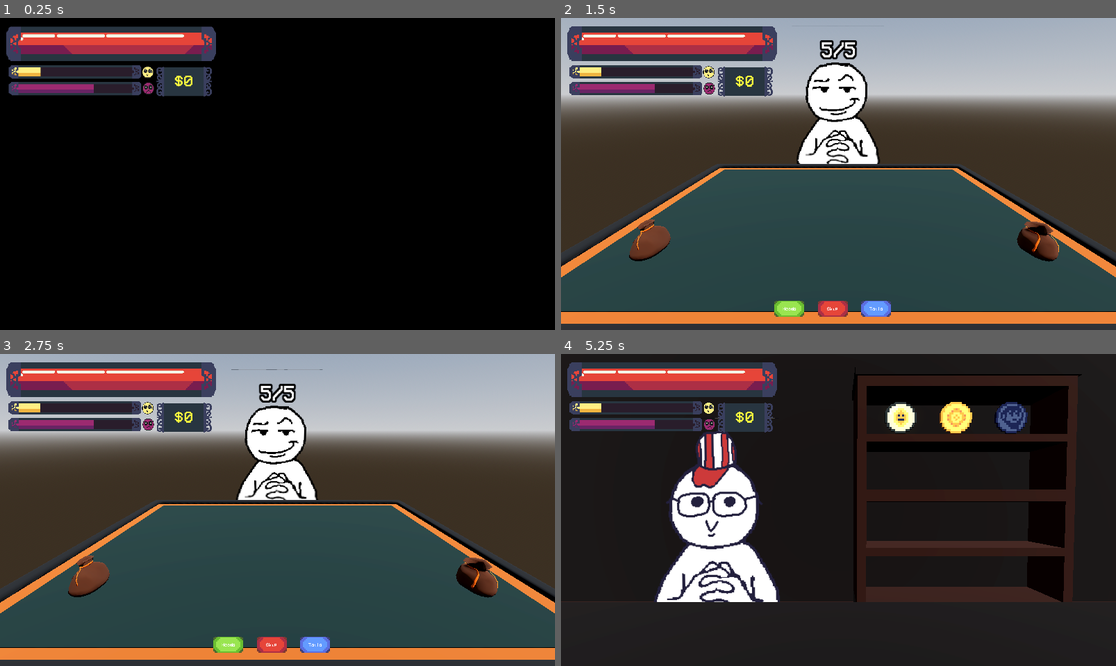
Above: before the commit, frames 1-4 (two rows, left to right).
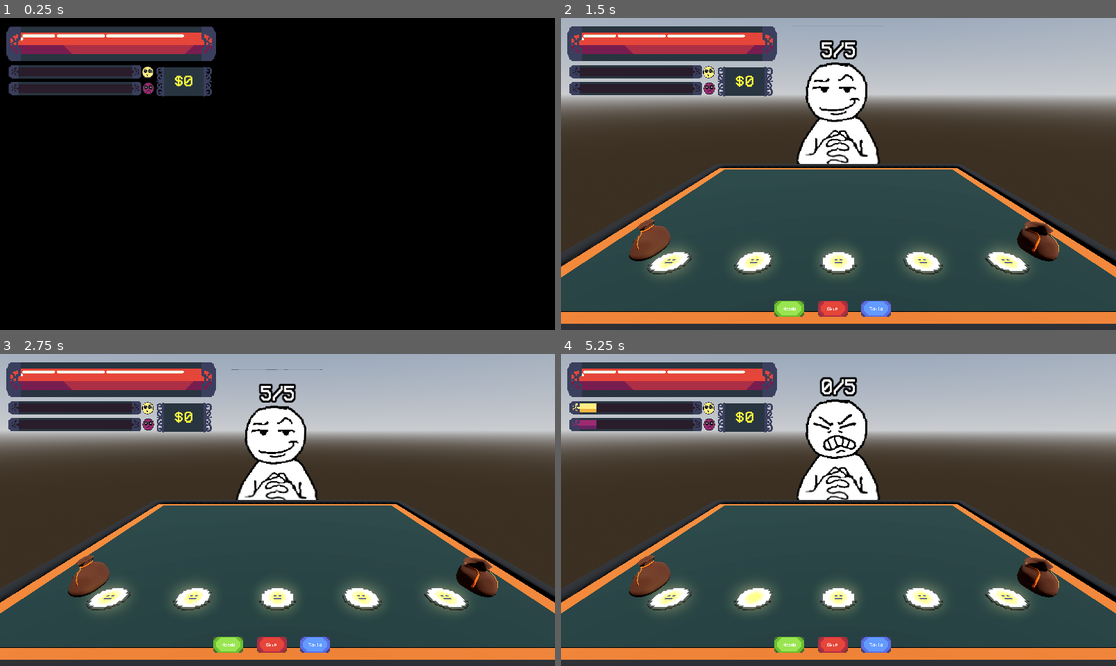
Above: after the commit, the same moments.

Repository: nianjindev/nummus
Game: Godot game, scene res://gui/splash_screen/splash_screen_manager.tscn
The game is run twice, just before and just after one commit, with the same random seed, the same clock (stepped at 60 frames per second) and the same inputs. The engine's default icon, where the game draws it, is replaced by a stand-in: a white triangle on a blue panel in a dark square.
Inputs (mouse positions are in pixels of both pictures, inside the frame that each line leads up to):
- Up to frame 1 (0.25 s): no input
- Up to frame 2 (1.5 s): tap Enter at 0.5 s; move the mouse to (960, 158) at 0.52 s; click (960, 158) at 0.67 s; tap Space at 0.77 s; click "Play" at 1.25 s
- Up to frame 3 (2.75 s): click "Skip" at 2 s
- Up to frame 4 (5.25 s): click "Skip" at 2.75 s; click "Heads" at 3.5 s; move the mouse to (727, 525) at 4.27 s; click (727, 525) at 4.42 s; tap Space at 4.52 s; click (894, 594) at 5 s, where only the run before the commit has a clickable "Next Stage"

The runs differ from the first frame. In frame 1, 0.5% of the frame differs, in the area x 2-17%, y 15-25%; in frame 2, 3.3%; in frame 3, 3.3%; in frame 4, 88%, in the area x 0-100%, y 0-100%.
Error before the commit: Parse Error: Too few arguments for "check_spacing()" call. Expected at least 1 but received 0. (res://base_objects/table_handler.gd:12)

Commit message:
added enemy hurt animation

Diff:
--- a/nummus-game/autoload/signalbus.gd
+++ b/nummus-game/autoload/signalbus.gd
@@ -47,6 +47,7 @@
 		Globals.in_favor = false
 
 func _on_current_enemy_defeated():
+	toggle_coin_flip_ui.emit(false)
 	toggle_level_completed_ui.emit(true)
 
 	# open win menu
--- a/nummus-game/base_objects/base_level.gd
+++ b/nummus-game/base_objects/base_level.gd
@@ -2,6 +2,7 @@
 
 var current_hand: Array[Coin]
 @onready var table = $TableHandler
+@onready var camera_3d: Camera3D = $Camera3D
 
 func _ready() -> void:
 	# Inventory.add_item(ObjectManager.create_coin(Constants.COINS.base, Constants.display_type.PLAY))
--- a/nummus-game/base_objects/enemy.gd
+++ b/nummus-game/base_objects/enemy.gd
@@ -2,6 +2,7 @@
 
 class_name Enemy
 
+@onready var animation_player: AnimationPlayer = $AnimationPlayer
 @onready var health_text: Label3D = $EnemySprite/HealthText
 @export var enemy_id: EnemyStats
 @onready var animated_sprite: AnimatedSprite3D = $EnemySprite
@@ -18,15 +19,39 @@
 	rotate_y(PI/2)
 	scale = Vector3(0.6,0.6,0.6)
 
+func play_hurt_animation():
+	animated_sprite.play("hurt")
+	animation_player.play("hurt_small")
+	await animation_player.animation_finished
+	animated_sprite.play("neutral")
+	animation_player.play("idle")
 
+func play_death_animation():
+	animated_sprite.play("very_hurt")
+	animation_player.play("death")
+	await animation_player.animation_finished
+	Signalbus.current_enemy_defeated.emit()
+
+func take_damage(amount: int):
+	if health + amount < 0 or health + amount == 0:
+		health = 0
+		play_death_animation()
+	else:
+		health += amount
+		play_hurt_animation()
+
+func heal(amount: int):
+	health += amount
 
 func change_health(add: bool, amount: int):
 	if add:
-		if health + amount < 0 or health + amount == 0:
-			health = 0
-			Signalbus.current_enemy_defeated.emit()
+		if amount < 0:
+			take_damage(amount)
 		else:
-			health += amount
+			heal(amount)
 	else:
-		health = amount
+		if amount < health:
+			take_damage(amount - health)
+		else:
+			heal(health - amount)
 	health_text.text = str(health as int)+"/5"
--- a/nummus-game/base_objects/enemy.tscn
+++ b/nummus-game/base_objects/enemy.tscn
@@ -1,9 +1,21 @@
-[gd_scene load_steps=5 format=3 uid="uid://d3tgw7j1mag6w"]
+[gd_scene load_steps=7 format=3 uid="uid://d3tgw7j1mag6w"]
 
 [ext_resource type="Script" uid="uid://y2i1v32uojnf" path="res://base_objects/enemy.gd" id="1_7frlh"]
 
 [sub_resource type="Animation" id="Animation_7frlh"]
 length = 0.001
+tracks/0/type = "value"
+tracks/0/imported = false
+tracks/0/enabled = true
+tracks/0/path = NodePath(".:position")
+tracks/0/interp = 1
+tracks/0/loop_wrap = true
+tracks/0/keys = {
+"times": PackedFloat32Array(0),
+"transitions": PackedFloat32Array(1),
+"update": 0,
+"values": [Vector3(0, 0, 0)]
+}
 
 [sub_resource type="Animation" id="Animation_fw1ev"]
 resource_name = "idle"
@@ -22,9 +34,19 @@
 "values": [Vector3(0, 0, 0), Vector3(0, -0.13, 0), Vector3(0, 0, 0)]
 }
 
+[sub_resource type="Animation" id="Animation_2kuny"]
+resource_name = "hurt_small"
+length = 0.5
+
+[sub_resource type="Animation" id="Animation_gmcc3"]
+resource_name = "death"
+length = 3.0
+
 [sub_resource type="AnimationLibrary" id="AnimationLibrary_orwns"]
 _data = {
 &"RESET": SubResource("Animation_7frlh"),
+&"death": SubResource("Animation_gmcc3"),
+&"hurt_small": SubResource("Animation_2kuny"),
 &"idle": SubResource("Animation_fw1ev")
 }
 
--- a/nummus-game/base_objects/table_handler.gd
+++ b/nummus-game/base_objects/table_handler.gd
@@ -9,7 +9,7 @@
 var increment: float
 
 func _ready() -> void:
-	check_spacing()
+	check_spacing(5)
 
 func check_spacing(hand_size: int):
 	increment = (abs(endpoint_l.position.z) + abs(endpoint_r.position.z))/(hand_size-1)
--- a/nummus-game/gui/global_ui.tscn
+++ b/nummus-game/gui/global_ui.tscn
@@ -81,7 +81,6 @@
 offset_bottom = 90.5
 grow_horizontal = 2
 grow_vertical = 2
-value = 24.0
 texture_under = ExtResource("6_qbh03")
 texture_over = ExtResource("7_xt8b7")
 texture_progress = ExtResource("8_cqrd0")
@@ -99,7 +98,6 @@
 offset_bottom = 148.5
 grow_horizontal = 2
 grow_vertical = 2
-value = 64.0
 texture_under = ExtResource("6_qbh03")
 texture_over = ExtResource("7_xt8b7")
 texture_progress = ExtResource("9_8q2nc")
--- a/nummus-game/resources/enemies/smug_man.tres
+++ b/nummus-game/resources/enemies/smug_man.tres
@@ -1,4 +1,4 @@
-[gd_resource type="Resource" script_class="Enemy" load_steps=11 format=3 uid="uid://dcspy7387pquk"]
+[gd_resource type="Resource" script_class="EnemyStats" load_steps=11 format=3 uid="uid://dcspy7387pquk"]
 
 [ext_resource type="Texture2D" uid="uid://bnofq2hlt6kgu" path="res://assets/2d/character_sprites/smug_guy.png" id="1_2mvsy"]
 [ext_resource type="Texture2D" uid="uid://bfjhgcbnrhvtu" path="res://assets/2d/character_sprites/smug_guy-Sheet.png" id="1_8gs5x"]
@@ -82,4 +82,5 @@
 [resource]
 script = ExtResource("1_kbqwn")
 enemy_expressions = SubResource("SpriteFrames_kbqwn")
+health = 10
 metadata/_custom_type_script = "uid://dlb0rp3fkxykt"
Not shown, added: nummus-game/base_objects/base_level.tscn62486826.tmp
